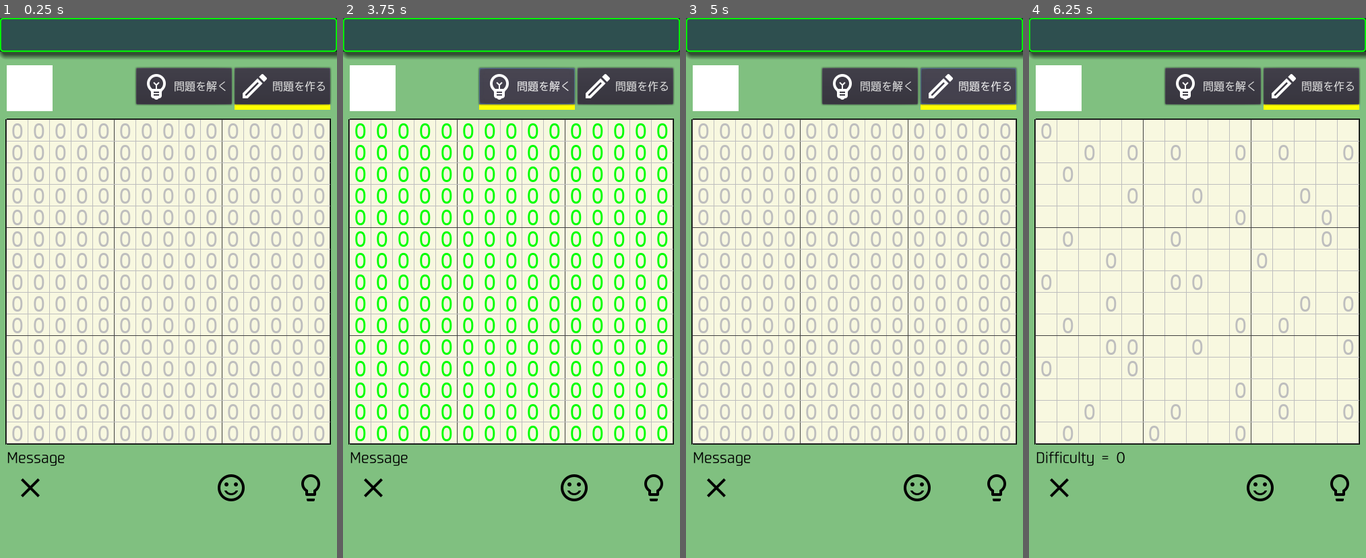
Above: before the commit, frames 1-4 (left to right).
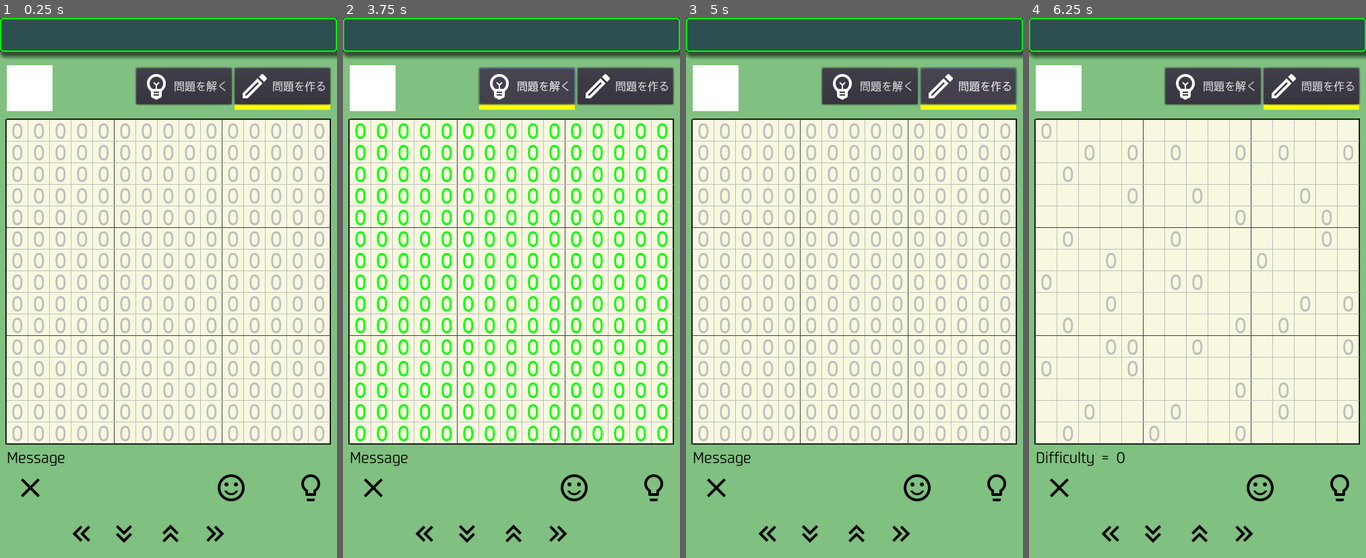
Above: after the commit, the same moments.

Repository: vivisuke/SakuSakuMosaic
Game: Godot game, scene res://MainScene.tscn
The game is run twice, just before and just after one commit, with the same random seed, the same clock (stepped at 60 frames per second) and the same inputs.
Inputs (mouse positions are in pixels of both pictures, inside the frame that each line leads up to):
- Up to frame 1 (0.25 s): no input
- Up to frame 2 (3.75 s): click (423, 531) at 0.52 s; click (467, 531) at 1.27 s; click (514, 531) at 2.02 s; click (558, 531) at 2.77 s; click "問題を解く" at 3.5 s
- Up to frame 3 (5 s): click "問題を作る" at 4.25 s
- Up to frame 4 (6.25 s): click (1059, 487) at 5 s; click (1261, 487) at 5.75 s

The runs differ from the first frame. In frame 1, 0.3% of the frame differs, in the area x 21-67%, y 93-98%; in frame 2, 0.3%; in frame 3, 0.3%; in frame 4, 0.3%.

Commit message:
0058 ◎ C 08/21 08/21 0.001│ToDo│上下左右移動コマンド設置

Diff:
--- a/SakuSakuMosaic/Global.gd
+++ b/SakuSakuMosaic/Global.gd
@@ -33,6 +33,10 @@
 	#"""	.........2....0 .2..7.1.1.78.2. ...9........6.. 035.8....788..0 ....765..67....
 	#	..5566.3..6.... 3.....7.77.67.3 ..8.7..9...88.3 .7..6.6.65..... ..9............
 	#	6..86.6..5..9.6 .......65...... 6.9.5..3.35..9. ..8.2....0..8.. .5.....0..1..5. """,],
+	["q002", 12, "51", "vivisuke",
+	"""	1....5....0.2.. .6..9...1..1.4. ..9..9...2.12.2 68......5..011. .........2....0
+	.7887433..0..0. ..7.42........0 .577....322.32. .44...44......3 2..3....34.6..3
+	.3..1.0.2..7... .....1..00..75. 5.53...2224.5.. ....31...333..0 3.42..1........ """,],
 ]
 
 func xyToAryIX(x, y):
--- a/SakuSakuMosaic/MainScene.gd
+++ b/SakuSakuMosaic/MainScene.gd
@@ -517,3 +517,61 @@
 	set_quest(g.quest_list[0][g.KEY_CLUES])
 	update_allCluesLabel()
 	pass # Replace with function body.
+
+
+func rotate_left_basic():
+	var ar = []
+	for y in range(g.N_IMG_CELL_VERT):
+		ar.push_back($BoardBG/TileMap.get_cell(0, y))	# may be -1 or +1
+	for x in range(g.N_IMG_CELL_HORZ-1):
+		for y in range(g.N_IMG_CELL_VERT):
+			$BoardBG/TileMap.set_cell(x, y, $BoardBG/TileMap.get_cell(x+1, y))
+	for y in range(g.N_IMG_CELL_VERT):
+		$BoardBG/TileMap.set_cell(g.N_IMG_CELL_HORZ-1, y, ar[y])
+	update_cluesLabel()
+	update_MiniMap()
+func _on_LeftButton_pressed():
+	rotate_left_basic()
+	pass # Replace with function body.
+func rotate_down_basic():
+	var ar = []
+	for x in range(g.N_IMG_CELL_HORZ):
+		ar.push_back($BoardBG/TileMap.get_cell(x, g.N_IMG_CELL_VERT-1))	# may be -1 or +1
+	for y in range(g.N_IMG_CELL_VERT-1, 0, -1):
+		for x in range(g.N_IMG_CELL_HORZ):
+			$BoardBG/TileMap.set_cell(x, y, $BoardBG/TileMap.get_cell(x, y-1))
+	for x in range(g.N_IMG_CELL_HORZ):
+		$BoardBG/TileMap.set_cell(x, 0, ar[x])
+	update_cluesLabel()
+	update_MiniMap()
+func _on_DownButton_pressed():
+	rotate_down_basic()
+	pass # Replace with function body.
+func rotate_up_basic():
+	var ar = []
+	for x in range(g.N_IMG_CELL_HORZ):
+		ar.push_back($BoardBG/TileMap.get_cell(x, 0))	# may be -1 or +1
+	for y in range(g.N_IMG_CELL_VERT-1):
+		for x in range(g.N_IMG_CELL_HORZ):
+			$BoardBG/TileMap.set_cell(x, y, $BoardBG/TileMap.get_cell(x, y+1))
+	for x in range(g.N_IMG_CELL_HORZ):
+		$BoardBG/TileMap.set_cell(x, g.N_IMG_CELL_VERT-1, ar[x])
+	update_cluesLabel()
+	update_MiniMap()
+func _on_UpButton_pressed():
+	rotate_up_basic()
+	pass # Replace with function body.
+func rotate_right_basic():
+	var ar = []
+	for y in range(g.N_IMG_CELL_VERT):
+		ar.push_back($BoardBG/TileMap.get_cell(g.N_IMG_CELL_HORZ-1, y))	# may be -1 or +1
+	for x in range(g.N_IMG_CELL_HORZ-1, 0, -1):
+		for y in range(g.N_IMG_CELL_VERT):
+			$BoardBG/TileMap.set_cell(x, y, $BoardBG/TileMap.get_cell(x-1, y))
+	for y in range(g.N_IMG_CELL_VERT):
+		$BoardBG/TileMap.set_cell(0, y, ar[y])
+	update_cluesLabel()
+	update_MiniMap()
+func _on_RightButton_pressed():
+	rotate_right_basic()
+	pass # Replace with function body.
--- a/SakuSakuMosaic/MainScene.tscn
+++ b/SakuSakuMosaic/MainScene.tscn
@@ -16,6 +16,18 @@
 [ext_resource path="res://sounds/button-3.mp3" type="AudioStream" id=14]
 [ext_resource path="res://images/lightbulb_black.png" type="Texture" id=15]
 [ext_resource path="res://images/lightbulb_white.png" type="Texture" id=16]
+[ext_resource path="res://images/shift_left_gray.png" type="Texture" id=17]
+[ext_resource path="res://images/shift_left_white.png" type="Texture" id=18]
+[ext_resource path="res://images/shift_left_black.png" type="Texture" id=19]
+[ext_resource path="res://images/shift_down_white.png" type="Texture" id=20]
+[ext_resource path="res://images/shift_down_gray.png" type="Texture" id=21]
+[ext_resource path="res://images/shift_down_black.png" type="Texture" id=22]
+[ext_resource path="res://images/shift_up_black.png" type="Texture" id=23]
+[ext_resource path="res://images/shift_up_white.png" type="Texture" id=24]
+[ext_resource path="res://images/shift_up_gray.png" type="Texture" id=25]
+[ext_resource path="res://images/shift_right_gray.png" type="Texture" id=26]
+[ext_resource path="res://images/shift_right_black.png" type="Texture" id=27]
+[ext_resource path="res://images/shift_right_white.png" type="Texture" id=28]
 
 [sub_resource type="TileSet" id=1]
 0/name = "black-4x4.png 0"
@@ -218,8 +230,60 @@
 [node name="PressedAudio" type="AudioStreamPlayer2D" parent="."]
 stream = ExtResource( 14 )
 
+[node name="LeftButton" type="TextureButton" parent="."]
+margin_left = 97.0
+margin_top = 739.687
+margin_right = 137.0
+margin_bottom = 779.687
+texture_normal = ExtResource( 19 )
+texture_pressed = ExtResource( 18 )
+texture_disabled = ExtResource( 17 )
+__meta__ = {
+"_edit_use_anchors_": false
+}
+
+[node name="DownButton" type="TextureButton" parent="."]
+margin_left = 160.028
+margin_top = 739.687
+margin_right = 208.028
+margin_bottom = 787.687
+texture_normal = ExtResource( 22 )
+texture_pressed = ExtResource( 20 )
+texture_disabled = ExtResource( 21 )
+__meta__ = {
+"_edit_use_anchors_": false
+}
+
+[node name="UpButton" type="TextureButton" parent="."]
+margin_left = 229.002
+margin_top = 739.687
+margin_right = 277.002
+margin_bottom = 787.687
+texture_normal = ExtResource( 23 )
+texture_pressed = ExtResource( 24 )
+texture_disabled = ExtResource( 25 )
+__meta__ = {
+"_edit_use_anchors_": false
+}
+
+[node name="RightButton" type="TextureButton" parent="."]
+margin_left = 294.84
+margin_top = 739.687
+margin_right = 342.84
+margin_bottom = 787.687
+texture_normal = ExtResource( 27 )
+texture_pressed = ExtResource( 28 )
+texture_disabled = ExtResource( 26 )
+__meta__ = {
+"_edit_use_anchors_": false
+}
+
 [connection signal="pressed" from="ModeContainer/SolveButton" to="." method="_on_SolveButton_pressed"]
 [connection signal="pressed" from="ModeContainer/EditPictButton" to="." method="_on_EditPictButton_pressed"]
 [connection signal="pressed" from="ClearButton" to="." method="_on_ClearButton_pressed"]
 [connection signal="pressed" from="BasicButton" to="." method="_on_BasicButton_pressed"]
 [connection signal="pressed" from="TestButton" to="." method="_on_TestButton_pressed"]
+[connection signal="pressed" from="LeftButton" to="." method="_on_LeftButton_pressed"]
+[connection signal="pressed" from="DownButton" to="." method="_on_DownButton_pressed"]
+[connection signal="pressed" from="UpButton" to="." method="_on_UpButton_pressed"]
+[connection signal="pressed" from="RightButton" to="." method="_on_RightButton_pressed"]
Not shown: 1 places in SakuSakuMosaic/MainScene.tscn that only renumber resources
Binary file added: SakuSakuMosaic/images/shift_down_black.png
Not shown, added: SakuSakuMosaic/images/shift_down_black.png.import
Binary file added: SakuSakuMosaic/images/shift_down_gray.png
Not shown, added: SakuSakuMosaic/images/shift_down_gray.png.import
Binary file added: SakuSakuMosaic/images/shift_down_white.png
Not shown, added: SakuSakuMosaic/images/shift_down_white.png.import
Binary file added: SakuSakuMosaic/images/shift_left_black.png
Not shown, added: SakuSakuMosaic/images/shift_left_black.png.import
Binary file added: SakuSakuMosaic/images/shift_left_gray.png
Not shown, added: SakuSakuMosaic/images/shift_left_gray.png.import
Binary file added: SakuSakuMosaic/images/shift_left_white.png
(and 15 more such lines)
